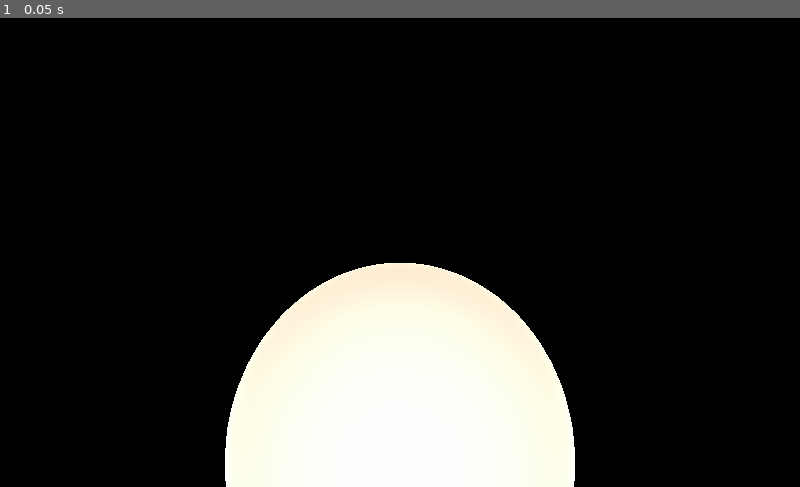
Above: before the commit, frame 1.
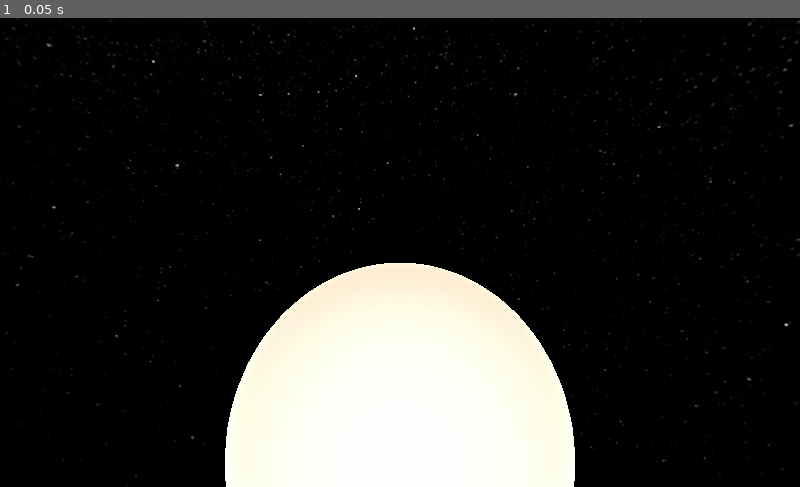
Above: after the commit, the same moment.

Repository: omerkisa1/solarSystem
Game: Godot game, scene res://main.tscn
The game is run twice, just before and just after one commit, with the same random seed, the same clock (stepped at 60 frames per second) and the same inputs.
Inputs:
- Up to frame 1 (0.05 s): no input

The runs differ from the first frame. In frame 1, 0.4% of the frame differs, in the area x 0-100%, y 0-98%.

Commit message:
background texture

Diff:
--- a/eclipse/default_env.tres
+++ b/eclipse/default_env.tres
@@ -1,6 +1,9 @@
-[gd_resource type="Environment" load_steps=2 format=2]
+[gd_resource type="Environment" load_steps=3 format=2]
+
+[ext_resource path="res://2k_stars.jpg" type="Texture" id=1]
 
 [sub_resource type="PanoramaSky" id=1]
+panorama = ExtResource( 1 )
 
 [resource]
 background_mode = 2
Binary file added: eclipse/2k_stars.jpg
Not shown, added: eclipse/2k_stars.jpg.import
